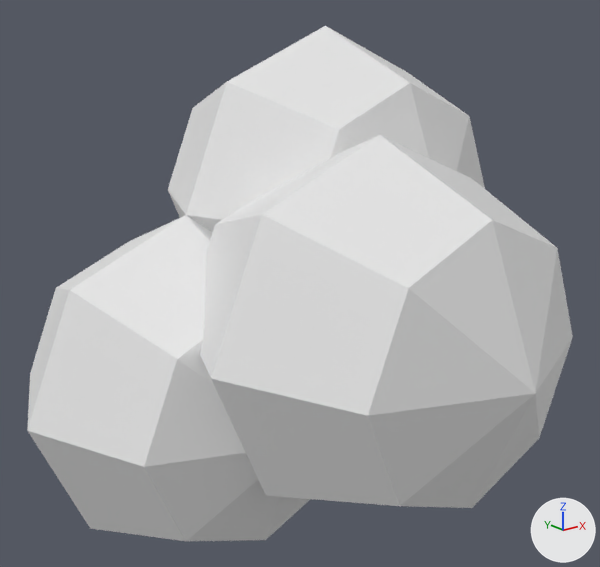
What one commit did to the OBJ model assets/models/frost_berry.obj.
The view is the same before and after, from a camera (50 mm lens) standing at (-1.131, -1.568, 0.605) and looking at (-0.013, -0.171, 0.046). The axes (+X, +Y, +Z) are drawn at lower right. The lights are the same throughout. The older version comes first. Where no turn or scale is listed for an object, it has been applied to the vertices. Vertices at exactly the same position are counted once.

The first picture shows 'frost_berry'.
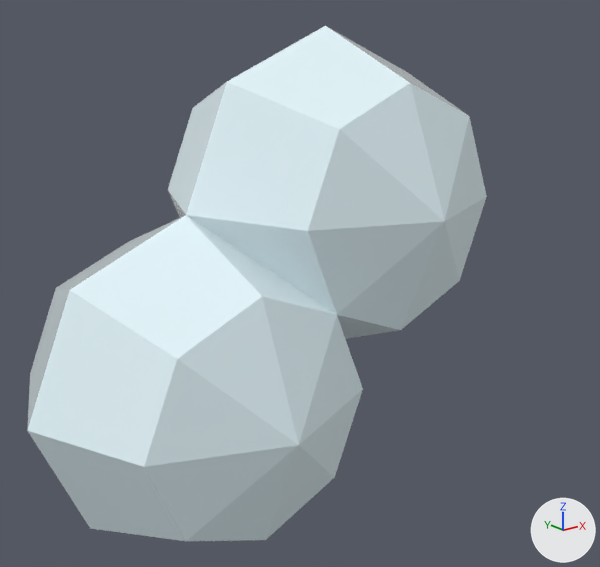
What differs and where, as boxes [x1, y1, x2, y2] in the pictures (600 x 567 px):
'frost_berry', reshaped (16% narrower): before [27, 26, 573, 541]; after [27, 26, 487, 541]
part 1 of me_frost_berry, deleted: before [200, 135, 573, 508]
part 2 of me_frost_berry, recoloured (white to pale blue): [27, 26, 485, 541] in both

The change, as a list of edits to the scene's bpy script:
```text
Add mat_frost_berry_mat:
    mat_frost_berry_mat = principled_material('frost_berry_mat')
    mat_frost_berry_mat.base_color = (0.8, 0.95, 1.0)  # pale blue #e7f9ff
    mat_frost_berry_mat.roughness = 0.0513
Change me_frost_berry:
    used by ob_frost_berry; location = (0.0, 0.0, 0.0)
    remove me_frost_berry.from_pydata(...)  # 74 vertices, 144 faces; spans x -0.6..0.6, y -0.8..0.4, z -0.6..0.6
    add me_frost_berry.from_pydata(...)  # 48 vertices, 96 faces; spans x -0.6..0.6, y -0.4..0.4, z -0.6..0.6
    me_frost_berry part 1: the loose piece of 26 vertices spanning x -0.4..0.4, y -0.8..0.0, z -0.4..0.4 is deleted
    me_frost_berry part 2: 96 faces spanning x -0.6..0.6, y -0.4..0.4, z -0.6..0.6 switch from no material to mat_frost_berry_mat (pale blue #e7f9ff)
```
